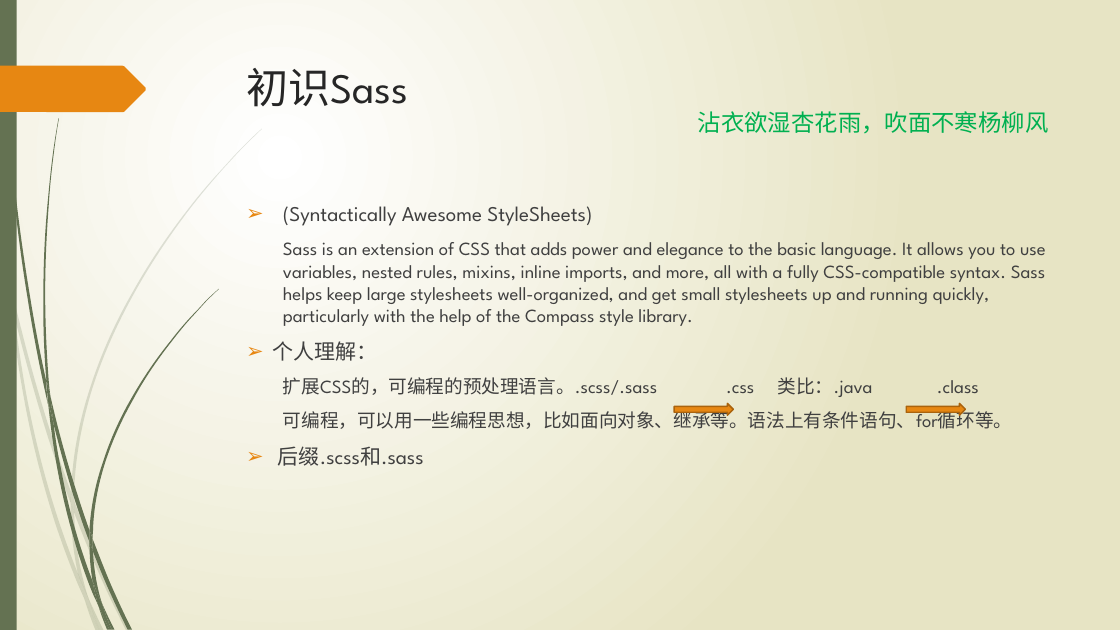
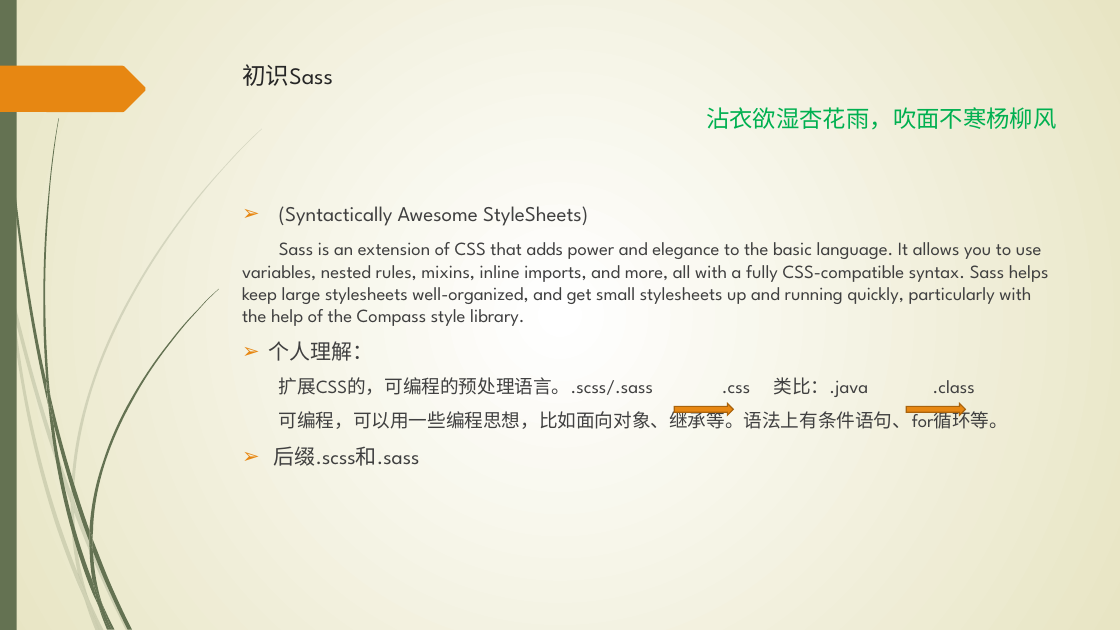
Before and after one commit to wangweihui/sassdemo, a slide deck: slide 4 of SASS愈行愈远.pptx. Drawn at 1120x630 pixels with LibreOffice and Linux fonts; fonts in the diff are those of the drawing. Boxes give left, top, right and bottom in pixels: in the first picture for what was removed or moved away, otherwise in the second. Text is boxed around its words. In the diff, an @@ line names an element or a change of style, - is before the commit and + after.

```diff
--- a/SASS愈行愈远.pptx
+++ b/SASS愈行愈远.pptx
@@ background gradient #FFFFFF to #E8E6C4 to gradient #FFFFFF to #E8E5C4 @@
@@ title "初识Sass" at [242, 64, 333, 86]: size 36 to 20.2 pt @@
@@ text "沾衣欲湿杏花雨，吹面不寒杨柳风": place and size @@
-text "沾衣欲湿杏花雨，吹面不寒杨柳风" at [698, 111, 1049, 134]
+text "沾衣欲湿杏花雨，吹面不寒杨柳风" at [706, 107, 1057, 130]
@@ text at [242, 242, 1049, 429]: indent changed @@
@@ freeform shape at [89, 289, 218, 539]: outline redrawn @@
@@ right arrow at [675, 403, 734, 415]: outline #AB640D 1.25 pt to #A9630D 1 pt; proportions changed @@
@@ right arrow at [907, 403, 965, 415]: outline #AB640D 1.25 pt to #A9630D 1 pt; proportions changed @@
```
Also in this commit, not shown: 10 other slides changed, 1 slide added.
